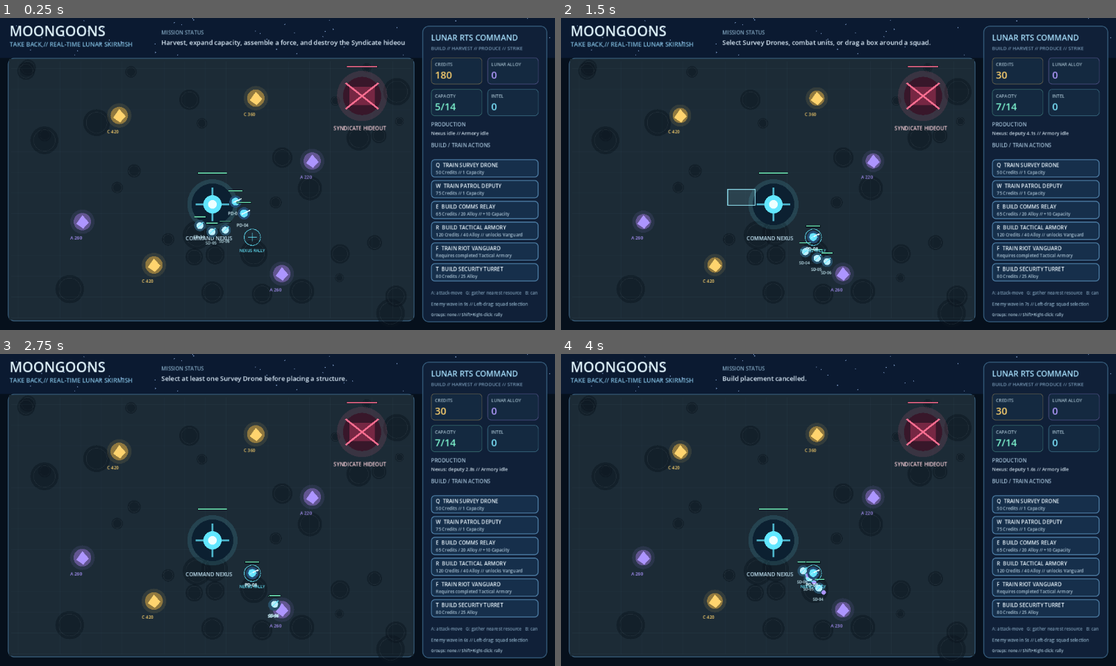
Above: before the commit, frames 1-4 (two rows, left to right).
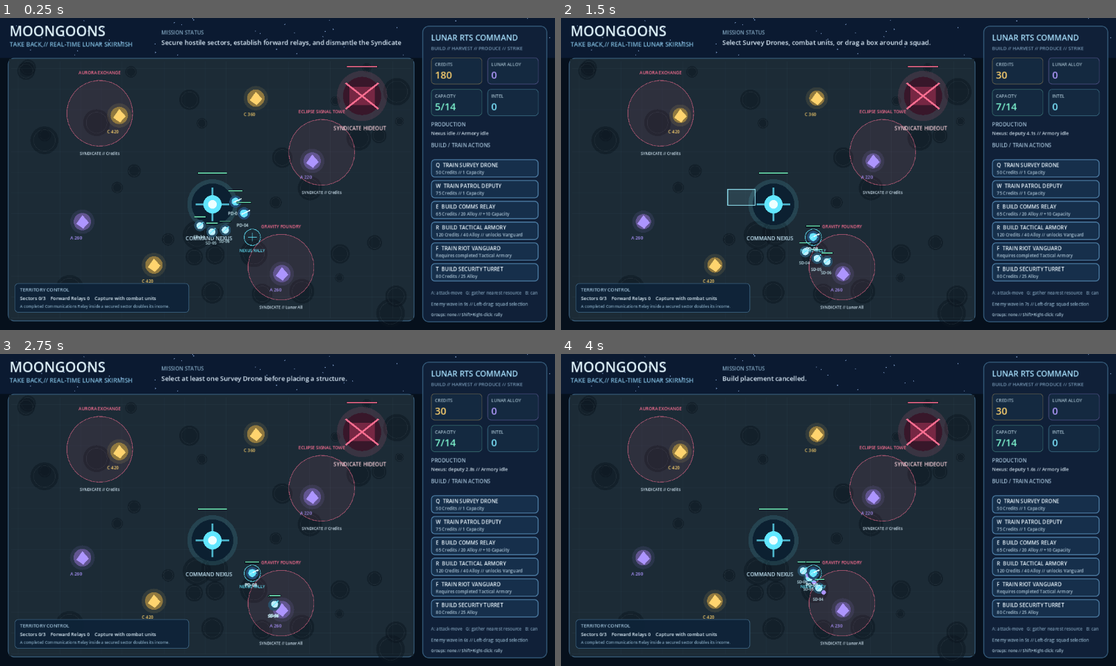
Above: after the commit, the same moments.

Repository: POTD725/MoonGoons-Take-Back
Game: Godot game, scene res://scenes/Main.tscn
The game is run twice, just before and just after one commit, with the same random seed, the same clock (stepped at 60 frames per second) and the same inputs.
Inputs (mouse positions are in pixels of both pictures, inside the frame that each line leads up to):
- Up to frame 1 (0.25 s): no input
- Up to frame 2 (1.5 s): tap Enter at 0.5 s; move the mouse to (960, 158) at 0.52 s; hold W 0.53-1.25 s; tap Q at 0.6 s; click (960, 158) at 0.67 s; drag from (727, 189) to (810, 236) at 1.27 s
- Up to frame 3 (2.75 s): move the mouse to (333, 441) at 2.02 s; hold W from 2.03 s (still down); tap R at 2.1 s
- Up to frame 4 (4 s): release W at 2.75 s; tap Space at 2.75 s; drag from (810, 572) to (672, 463) at 2.77 s; move the mouse to (1005, 556) at 3.52 s; hold A from 3.53 s (still down); tap B at 3.6 s

The runs differ from the first frame. In frame 1, 1.9% of the frame differs, in the area x 2-73%, y 6-95%; in frame 2, 1.4%; in frame 3, 1.4%; in frame 4, 1.4%.

Commit message:
Launch MoonGoons Take Back Phase Three territory systems

Diff:
--- a/scenes/Main.tscn
+++ b/scenes/Main.tscn
@@ -1,6 +1,6 @@
 [gd_scene load_steps=2 format=3]
 
-[ext_resource type="Script" path="res://scripts/moongoons_rts_phase_two.gd" id="1_game"]
+[ext_resource type="Script" path="res://scripts/moongoons_rts_phase_three.gd" id="1_game"]
 
 [node name="MoonGoonsTakeBack" type="Node2D"]
 script = ExtResource("1_game")
